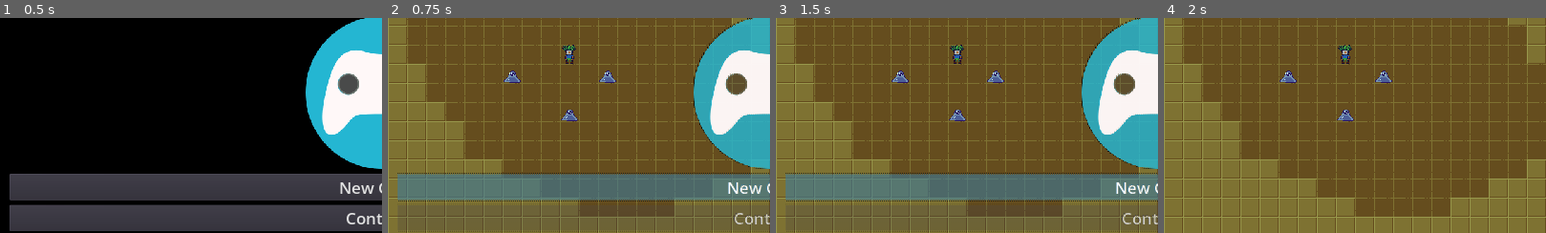
Above: before the commit, frames 1-4 (left to right).
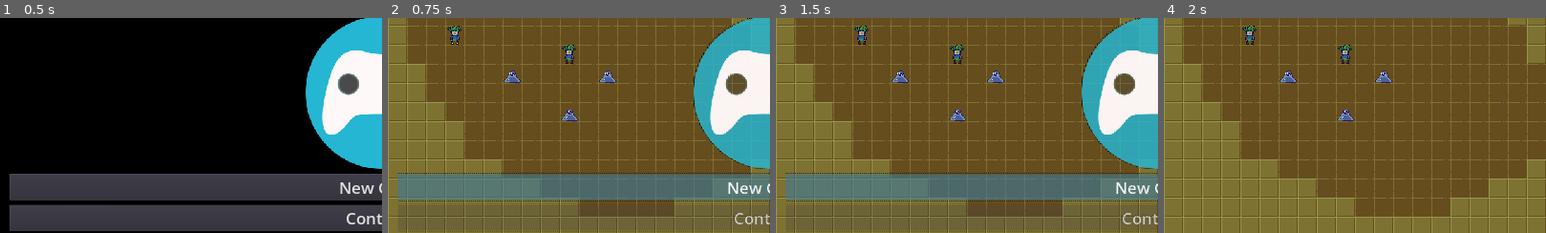
Above: after the commit, the same moments.

Repository: deengames-prototypes/github-game-off-2022
Game: Godot game, scene res://contexts/pregame/scenes/GameLoaderScene.tscn
The game is run twice, just before and just after one commit, with the same random seed, the same clock (stepped at 60 frames per second) and the same inputs.
Inputs:
- Up to frame 1 (0.5 s): no input
- Up to frame 2 (0.75 s): click "New Game" at 0.5 s
- Up to frame 3 (1.5 s): tap Enter at 1.25 s; hold Right (ui_right) from 1.28 s (still down)
- Up to frame 4 (2 s): keep holding Right (ui_right)
The pictures show only the part of the screen within x 0-50%, y 29-79%; the shares and areas given below are measured in that part.

Frame 1 is identical in both runs. In frame 2, 0.2% of the frame differs, in the area x 15-20%, y 3-13%; in frame 3, 0.2%; in frame 4, 0.2%.

Commit message:
Player can walk around

Diff:
--- /dev/null
+++ b/source/contexts/core/DungeonLevelScene.gd
@@ -0,0 +1,26 @@
+extends Node2D
+
+onready var _entities_tile_map = $Entities
+
+var _entities_tile_id = {}
+var _player: Player = Player.new()
+
+var _player_controller = preload("res://contexts/core/servers/PlayerController.gd").new(_player)
+var _input_system = preload("res://contexts/core/servers/InputSystem.gd").new()
+
+func _ready():
+	_input_system.connect("move_player", _player_controller, "on_move_player")
+	_player_controller.connect("player_moved", self, "on_player_moved")
+
+	add_child(_input_system)
+	add_child(_player_controller)
+
+	for tile_id in _entities_tile_map.tile_set.get_tiles_ids():
+		_entities_tile_id[_entities_tile_map.tile_set.tile_get_name(tile_id)] = tile_id
+
+	_player.tile_position = Vector2(3, 7)
+	_entities_tile_map.set_cellv(_player.tile_position, _entities_tile_id["player"])
+
+func on_player_moved(old: Vector2, new: Vector2):
+	_entities_tile_map.set_cellv(old, -1)
+	_entities_tile_map.set_cellv(new, _entities_tile_id["player"])
--- a/source/contexts/core/DungeonLevelScene.tscn
+++ b/source/contexts/core/DungeonLevelScene.tscn
@@ -1,9 +1,11 @@
-[gd_scene load_steps=3 format=2]
+[gd_scene load_steps=4 format=2]
 
 [ext_resource path="res://tilesets/Entities.tres" type="TileSet" id=1]
 [ext_resource path="res://tilesets/Dungeon1.tres" type="TileSet" id=2]
+[ext_resource path="res://contexts/core/DungeonLevelScene.gd" type="Script" id=3]
 
 [node name="Node2D" type="Node2D"]
+script = ExtResource( 3 )
 
 [node name="Terrain" type="TileMap" parent="."]
 tile_set = ExtResource( 2 )
--- /dev/null
+++ b/source/contexts/core/entities/Player.gd
@@ -0,0 +1,6 @@
+class_name Player
+
+extends Resource
+
+var health: int = 10
+var tile_position: Vector2 = Vector2()
--- /dev/null
+++ b/source/contexts/core/servers/InputSystem.gd
@@ -0,0 +1,13 @@
+extends Node
+
+signal move_player(displacement)
+
+func _process(delta):
+	if Input.is_action_just_pressed("ui_up"):
+		emit_signal("move_player", Vector2.UP)
+	elif Input.is_action_just_pressed("ui_right"):
+		emit_signal("move_player", Vector2.RIGHT)
+	elif Input.is_action_just_pressed("ui_down"):
+		emit_signal("move_player", Vector2.DOWN)
+	elif Input.is_action_just_pressed("ui_left"):
+		emit_signal("move_player", Vector2.LEFT)
--- /dev/null
+++ b/source/contexts/core/servers/PlayerController.gd
@@ -0,0 +1,13 @@
+extends Node
+
+signal player_moved(old, new)
+
+var _player: Player
+
+func _init(player: Player):
+	_player = player
+
+func on_move_player(displacement: Vector2):
+	var old = _player.tile_position
+	_player.tile_position += displacement
+	emit_signal("player_moved", old, _player.tile_position)
--- a/source/project.godot
+++ b/source/project.godot
@@ -7,6 +7,16 @@
 ;   param=value ; assign values to parameters
 
 config_version=4
+
+_global_script_classes=[ {
+"base": "Resource",
+"class": "Player",
+"language": "GDScript",
+"path": "res://contexts/core/entities/Player.gd"
+} ]
+_global_script_class_icons={
+"Player": ""
+}
 
 [application]
 
